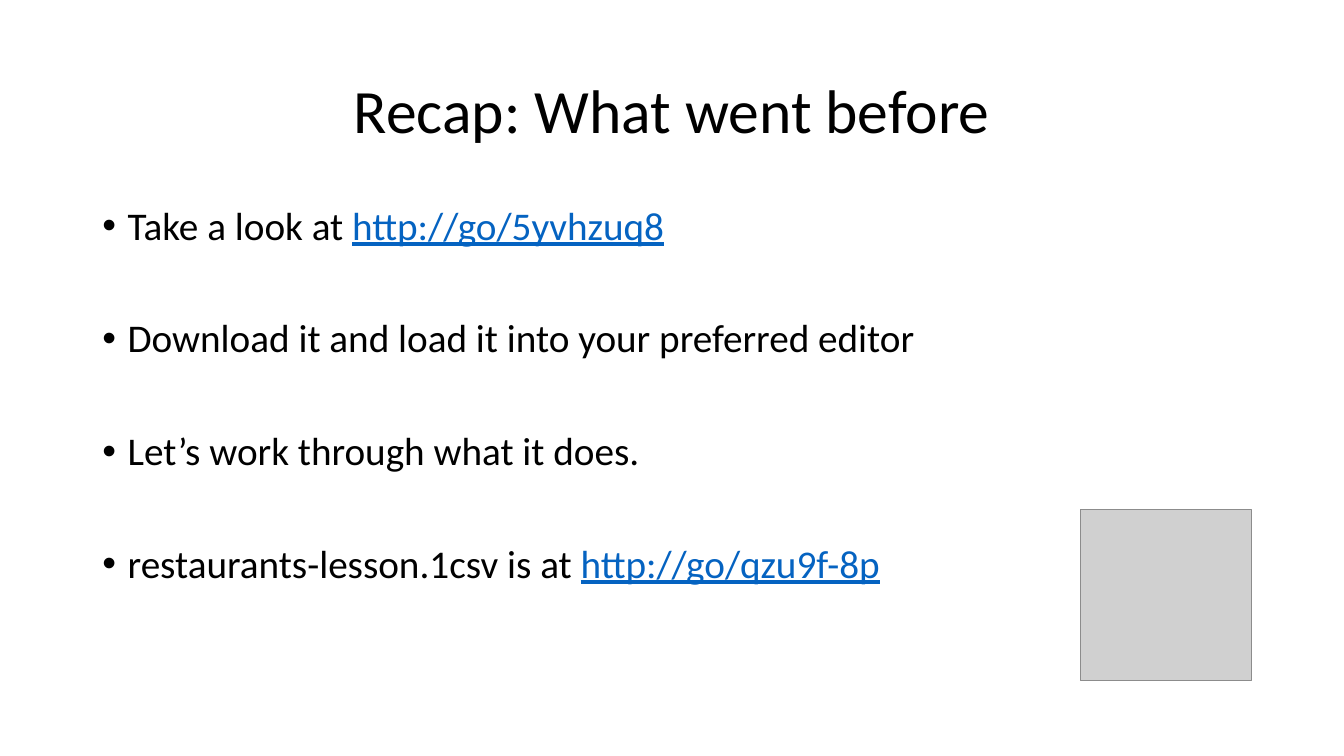
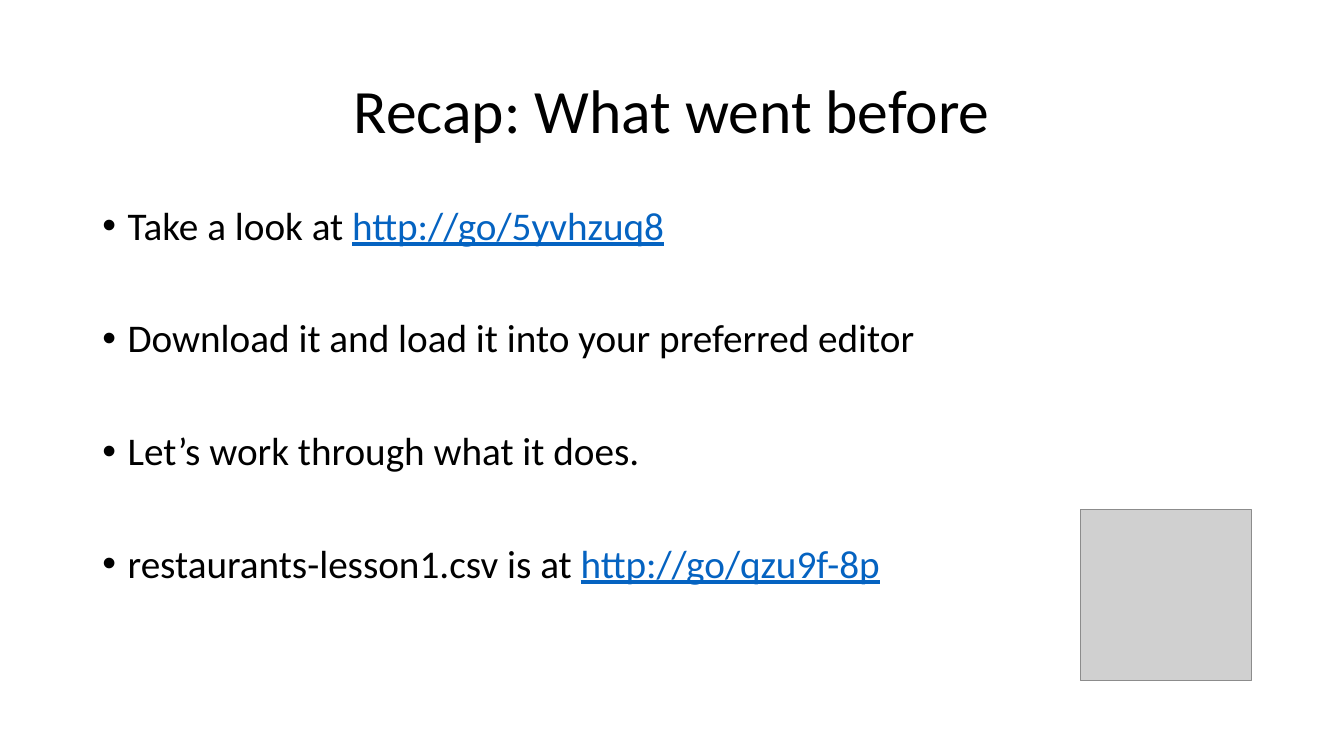
Before and after one commit to wilkotom/python_examples, a slide deck: slide 6 of Python Level 2/Lesson 1/Session 1.pptx (slide 5 before the commit). Drawn at 1344x756 pixels with LibreOffice and Linux fonts; fonts in the diff are those of the drawing; grey boxes stand for pictures. Boxes give left, top, right and bottom in pixels: in the first picture for what was removed or moved away, otherwise in the second. Text is boxed around its words. In the diff, an @@ line names an element or a change of style, - is before the commit and + after.

```diff
--- a/Python Level 2/Lesson 1/Session 1.pptx
+++ b/Python Level 2/Lesson 1/Session 1.pptx
@@ text at (128,550,880,585): text changed @@
-• restaurants-lesson.1csv is at http://go/qzu9f-8p
+• restaurants-lesson1.csv is at http://go/qzu9f-8p
```
Also in this commit, not shown: 2 other slides changed, 1 slide added.
